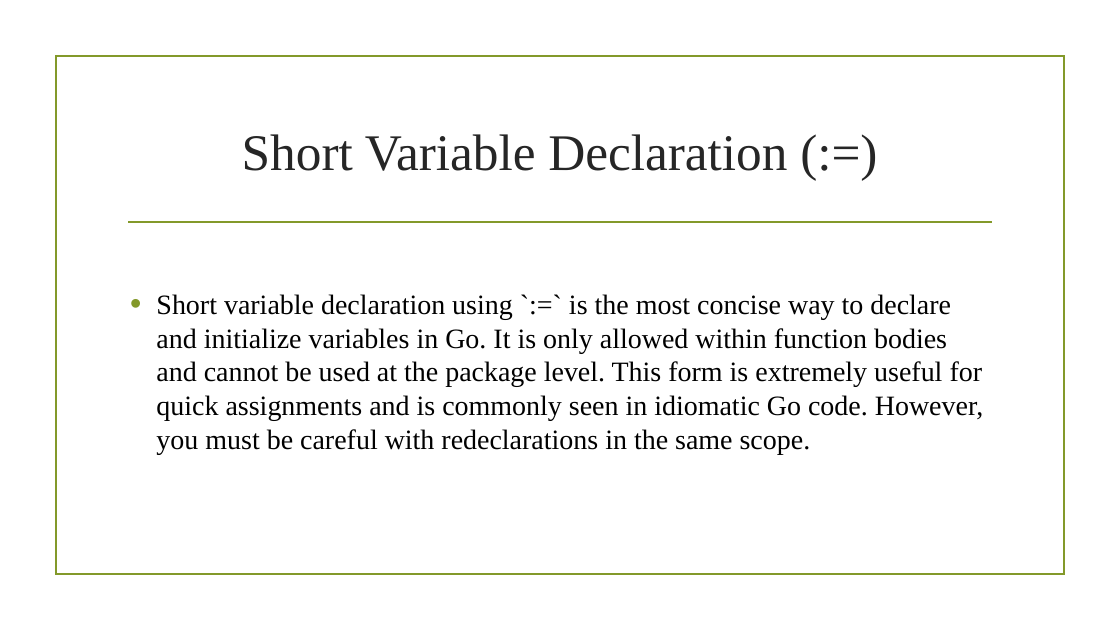
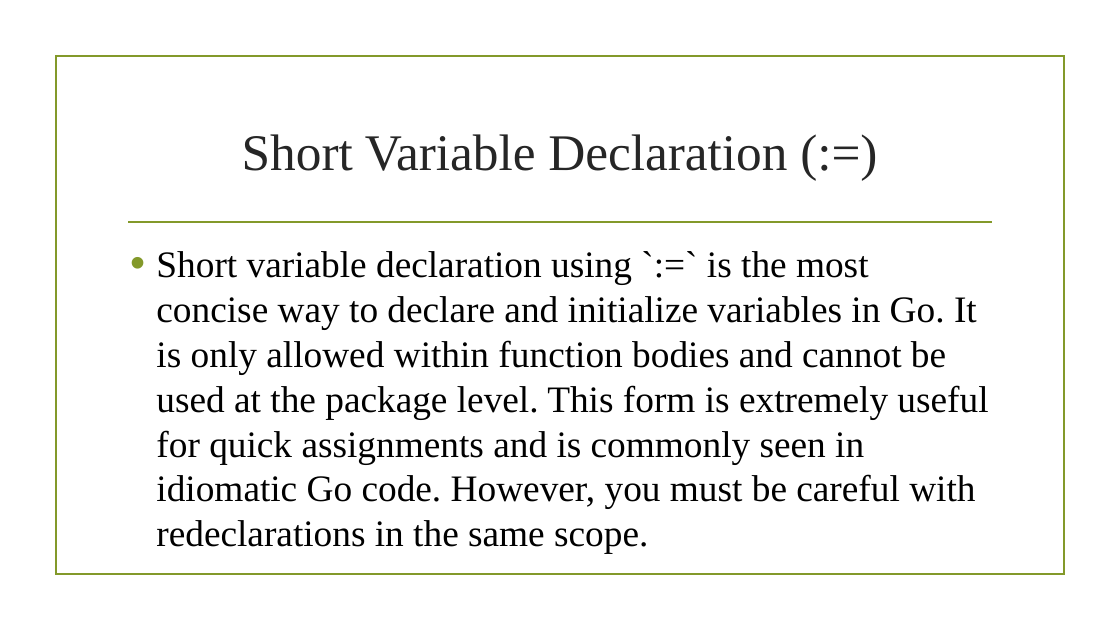
Before and after one commit to CodeWithDhruvX/coding_ppt, a slide deck: slide 9 of ppt/golang/interview_questions/3/variable_declaration.pptx. Drawn at 1120x630 pixels with LibreOffice and Linux fonts; fonts in the diff are those of the drawing; background and template pictures are left out. Boxes give left, top, right and bottom in pixels: in the first picture for what was removed or moved away, otherwise in the second. Text is boxed around its words. In the diff, an @@ line names an element or a change of style, - is before the commit and + after.

```diff
--- a/ppt/golang/interview_questions/3/variable_declaration.pptx
+++ b/ppt/golang/interview_questions/3/variable_declaration.pptx
@@ text "Short variable declaration using `:=` ..." at box(156, 251, 988, 553): size 18 to 24 pt; more space between paragraphs @@
```
Also in this commit, not shown: 6 other slides changed, 2 other files.
